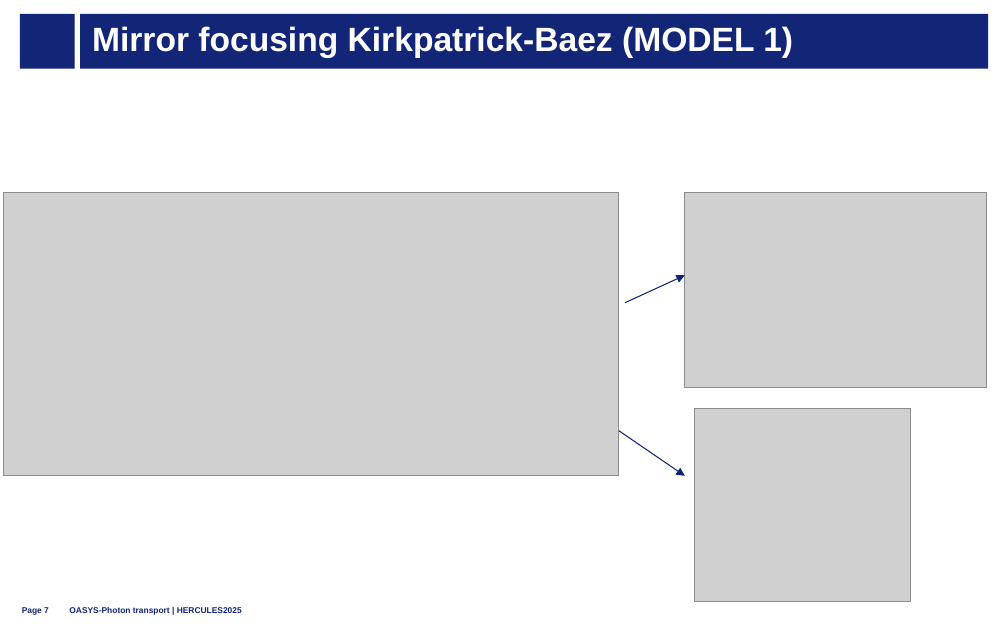
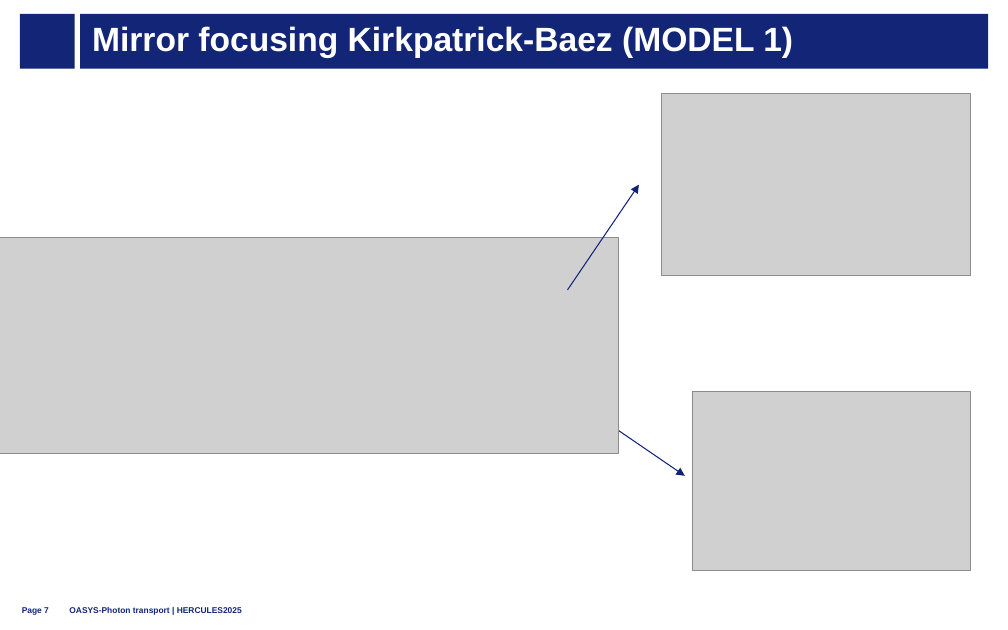
Before and after one commit to oasys-esrf-kit/oasys_hercules_2025, a slide deck: slide 7 of hercules2025_C_photon_transport.pptx. Drawn at 1008x630 pixels with LibreOffice and Linux fonts; fonts in the diff are those of the drawing; grey boxes stand for pictures; background and template pictures are left out. Boxes give left, top, right and bottom in pixels: in the first picture for what was removed or moved away, otherwise in the second. Text is boxed around its words. In the diff, an @@ line names an element or a change of style, - is before the commit and + after.

```diff
--- a/hercules2025_C_photon_transport.pptx
+++ b/hercules2025_C_photon_transport.pptx
@@ picture added at (661, 94, 971, 276) @@
@@ arrow moved from (625, 302) - (684, 275) to (568, 290) - (639, 184) @@
@@ picture removed at (684, 193, 986, 388) @@
@@ picture: place and size @@
-picture at (4, 193, 619, 476)
+picture at (0, 237, 620, 453)
@@ picture: place and size @@
-picture at (695, 408, 910, 602)
+picture at (692, 391, 971, 571)
```
Also in this commit, not shown: 4 other slides changed, 3 other files.
